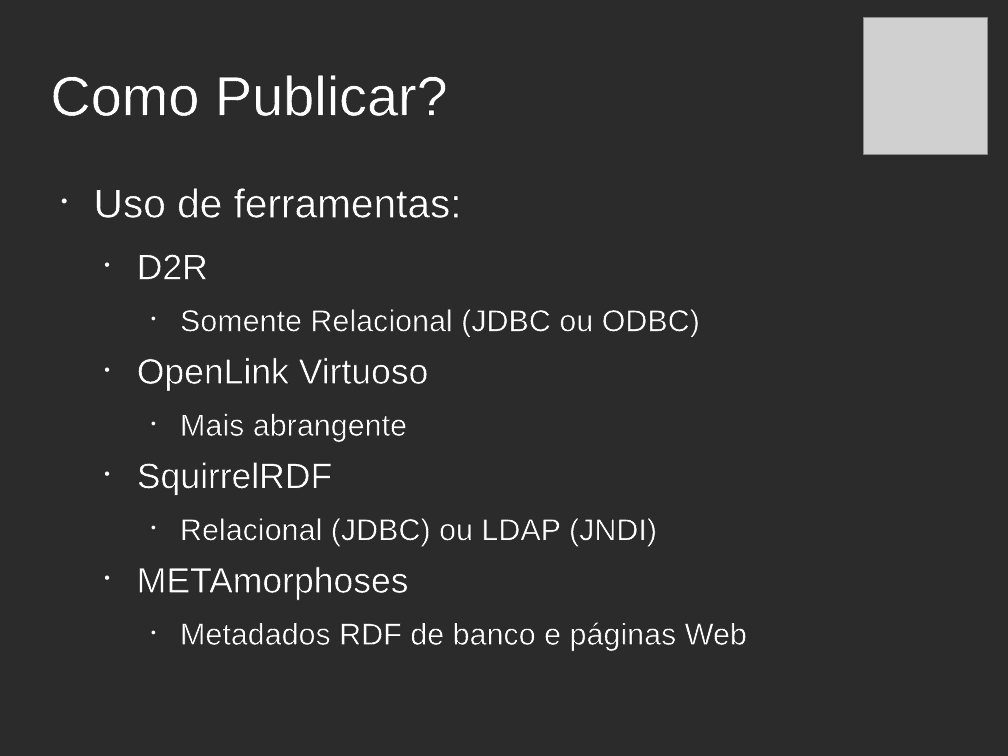
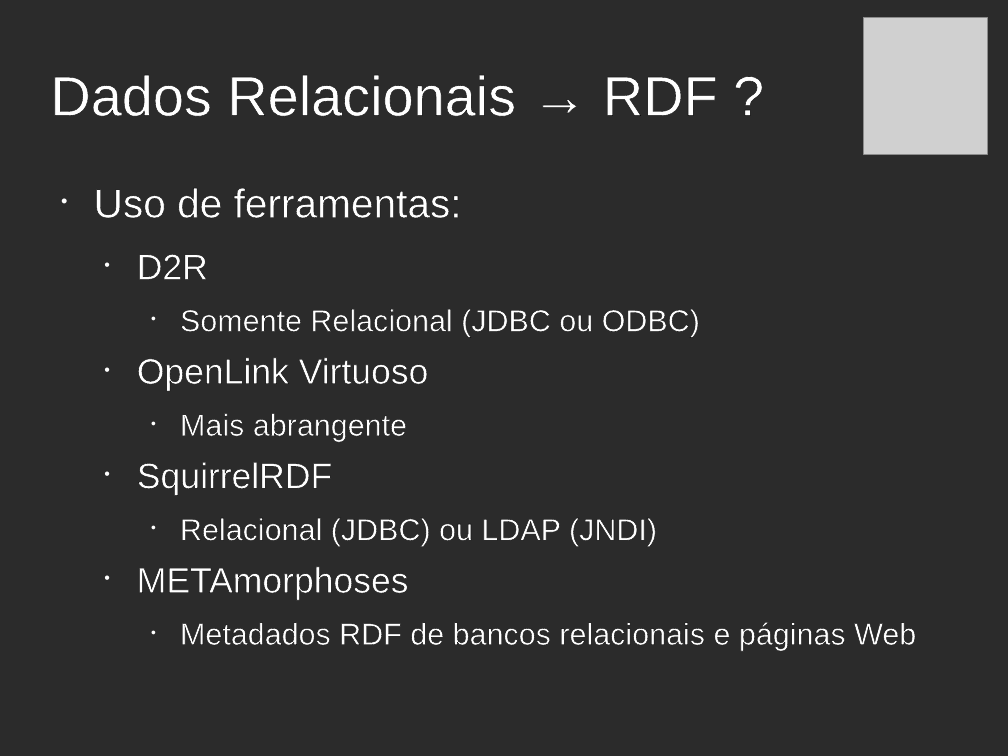
Before and after one commit to luiseufrasio/mestrado-ufc-eufrasio, a slide deck: slide 6 of docs/Pre-proposta.odp. Drawn at 1008x756 pixels with LibreOffice and Linux fonts; fonts in the diff are those of the drawing; grey boxes stand for pictures; background and template pictures are left out; a plain dark background stands for a picture behind light text. Boxes give left, top, right and bottom in pixels: in the first picture for what was removed or moved away, otherwise in the second. Text is boxed around its words. In the diff, an @@ line names an element or a change of style, - is before the commit and + after.

```diff
--- a/docs/Pre-proposta.odp
+++ b/docs/Pre-proposta.odp
@@ title at (x1=50, y1=75, x2=718, y2=116): text changed @@
-Como Publicar?
+Dados Relacionais → RDF ?
@@ text at (x1=180, y1=622, x2=916, y2=650): text changed @@
-    • Metadados RDF de banco e páginas Web
+    • Metadados RDF de bancos relacionais e páginas Web
```
Also in this commit, not shown: 4 other slides changed, 47 slides added, 1 slide removed, 1 other file.
